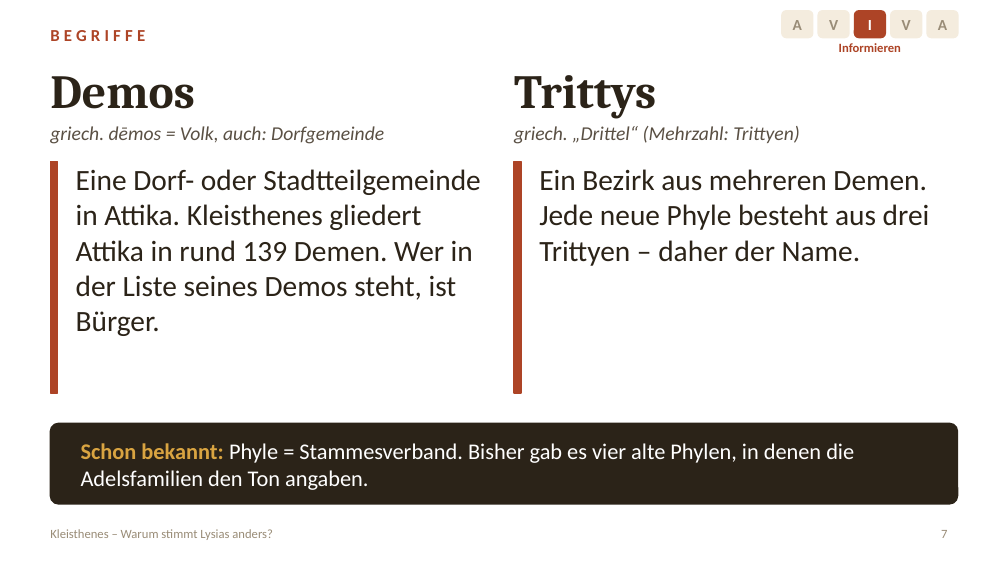
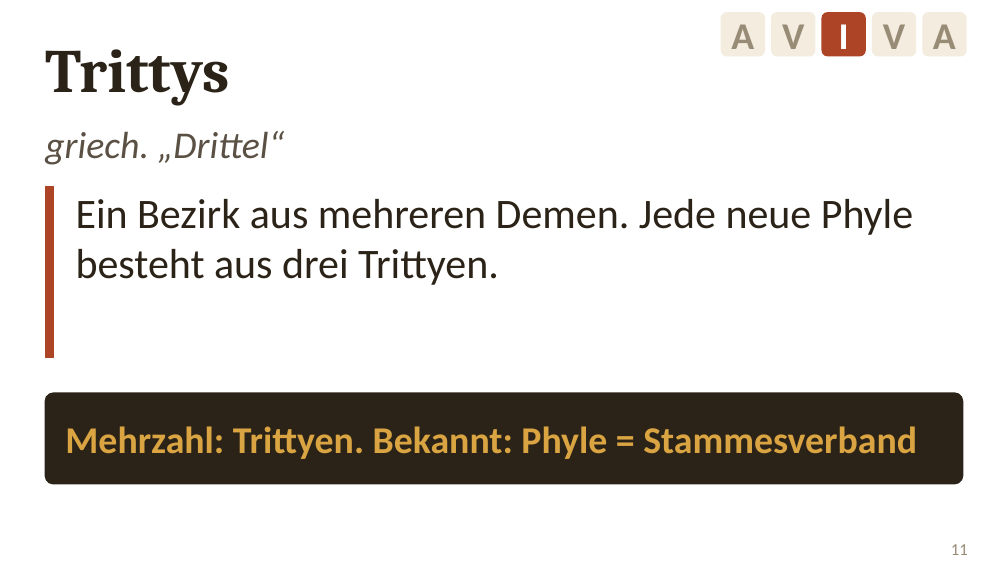
Before and after one commit to golzkonstantin-gif/Schule, a slide deck: slide 11 of Geschichte_11/Stunde_Kleisthenes/Folien_Kleisthenes.pptx (slide 7 before the commit). Drawn at 1008x567 pixels with LibreOffice and Linux fonts; fonts in the diff are those of the drawing. Boxes give left, top, right and bottom in pixels: in the first picture for what was removed or moved away, otherwise in the second. Text is boxed around its words. In the diff, an @@ line names an element or a change of style, - is before the commit and + after.

```diff
--- a/Geschichte_11/Stunde_Kleisthenes/Folien_Kleisthenes.pptx
+++ b/Geschichte_11/Stunde_Kleisthenes/Folien_Kleisthenes.pptx
@@ text "Trittys" moved from (x1=514, y1=75, x2=656, y2=118) to (x1=45, y1=49, x2=229, y2=106) @@
@@ text "Trittys" at (x1=45, y1=49, x2=229, y2=106): size 34 to 44 pt; vertical alignment top to middle @@
@@ size 11 to 27 pt; proportions changed in 5 elements at (x1=922, y1=12, x2=967, y2=56), (x1=872, y1=12, x2=916, y2=56), (x1=822, y1=12, x2=866, y2=56), (x1=771, y1=12, x2=815, y2=56), (x1=721, y1=12, x2=765, y2=56) @@
@@ rounded rectangle "A" resized from (x1=781, y1=10, x2=813, y2=38) to (x1=721, y1=12, x2=765, y2=56) @@
@@ rounded rectangle "V" resized from (x1=817, y1=10, x2=850, y2=38) to (x1=771, y1=12, x2=815, y2=56) @@
@@ rounded rectangle "I" resized from (x1=854, y1=10, x2=886, y2=38) to (x1=822, y1=12, x2=866, y2=56) @@
@@ rounded rectangle "V" resized from (x1=890, y1=10, x2=922, y2=38) to (x1=872, y1=12, x2=916, y2=56) @@
@@ rounded rectangle "A" resized from (x1=926, y1=10, x2=959, y2=38) to (x1=922, y1=12, x2=967, y2=56) @@
@@ text removed at (x1=50, y1=30, x2=145, y2=41) @@
-BEGRIFFE
@@ text removed at (x1=839, y1=43, x2=901, y2=52) @@
-Informieren
@@ text removed at (x1=50, y1=76, x2=195, y2=109) @@
-Demos
@@ text at (x1=45, y1=131, x2=285, y2=165): text changed; size 14 to 27 pt @@
-griech. „Drittel“ (Mehrzahl: Trittyen)
+griech. „Drittel“
@@ text removed at (x1=50, y1=126, x2=384, y2=144) @@
-griech. dēmos = Volk, auch: Dorfgemeinde
@@ text removed at (x1=76, y1=169, x2=480, y2=336) @@
-Eine Dorf- oder Stadtteilgemeinde in Attika. Kleisthenes gliedert Attika in rund 139 Demen. Wer in der Liste seines Demos steht, ist Bürger.
@@ rectangle removed at (x1=514, y1=161, x2=521, y2=393) @@
@@ rectangle resized from (x1=50, y1=161, x2=57, y2=393) to (x1=45, y1=186, x2=53, y2=358) @@
@@ text at (x1=76, y1=199, x2=913, y2=285): text changed; size 21 to 30 pt @@
-Ein Bezirk aus mehreren Demen. Jede neue Phyle besteht aus drei Trittyen – daher der Name.
+Ein Bezirk aus mehreren Demen. Jede neue Phyle besteht aus drei Trittyen.
@@ rounded rectangle resized from (x1=50, y1=423, x2=958, y2=504) to (x1=45, y1=393, x2=963, y2=484) @@
@@ rounded rectangle at (x1=45, y1=393, x2=963, y2=484): proportions changed @@
@@ text at (x1=65, y1=426, x2=917, y2=459): text changed; size 16 to 27 pt; text colour #FFFFFF to #D9A441; bold on @@
-Schon bekannt: Phyle = Stammesverband. Bisher gab es vier alte Phylen, in denen die Adelsfamilien den Ton angaben.
+Mehrzahl: Trittyen. Bekannt: Phyle = Stammesverband
@@ text removed at (x1=50, y1=529, x2=273, y2=540) @@
-Kleisthenes – Warum stimmt Lysias anders?
@@ page number removed at (x1=941, y1=530, x2=947, y2=538) @@
-7
@@ page number added at (x1=951, y1=544, x2=968, y2=555), 12 pt, text #998C77 @@
+11
```
Also in this commit, not shown: 7 other slides changed, 11 slides added, 5 slides removed, 6 other files.
